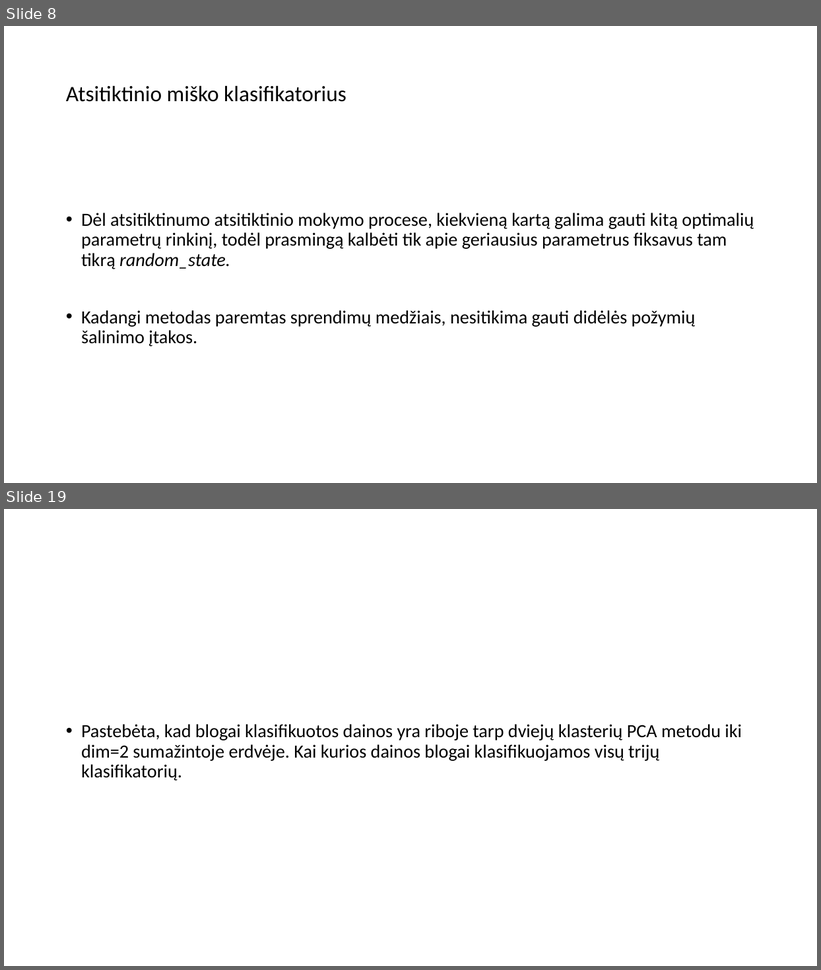
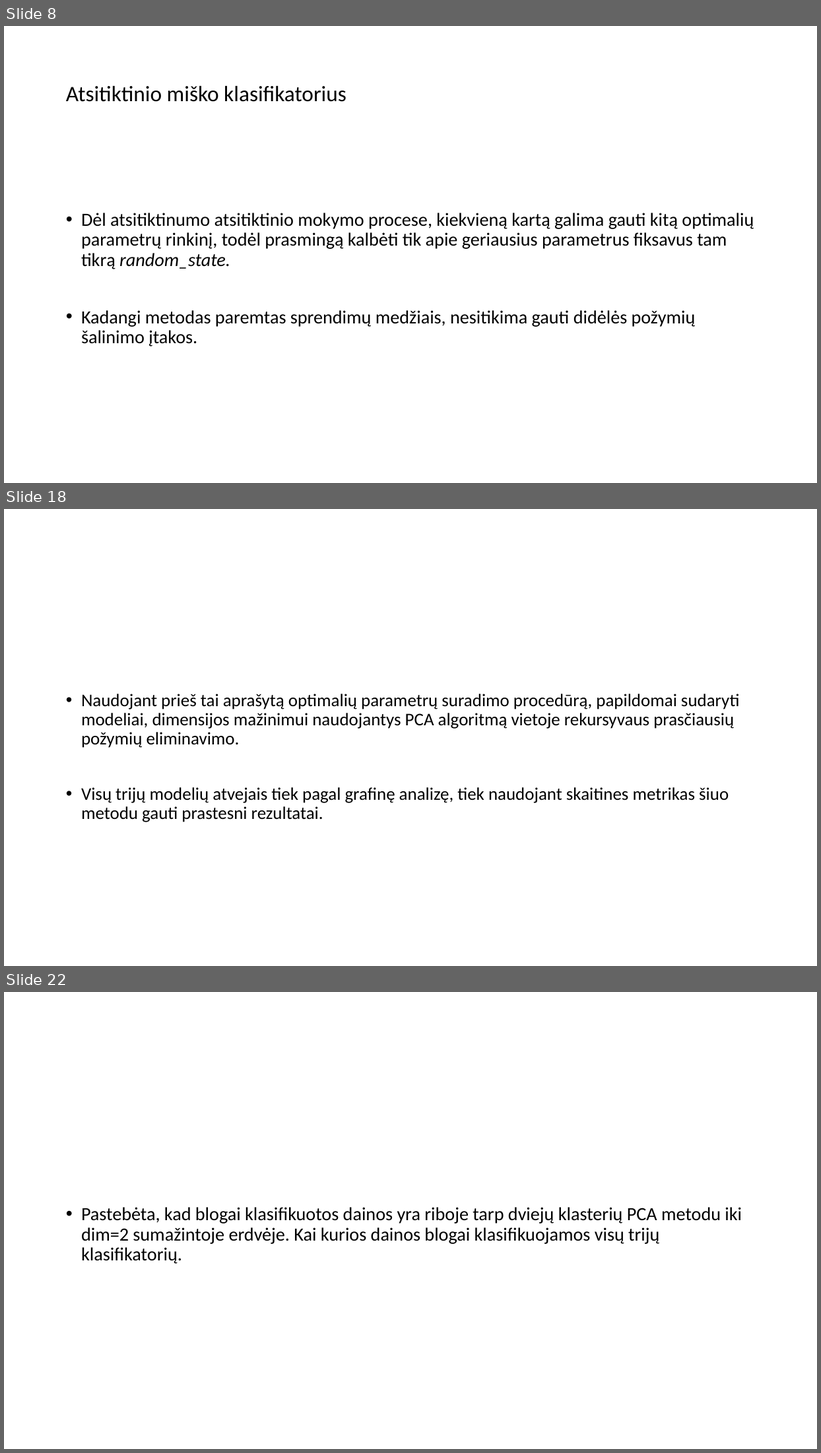
Before and after one commit to dovmar/PDVS, a slide deck: Lab_4/Pristatymas.pptx. Shown one above the other, each under a label of ours: slides 8 and 19 before the commit, slides 8, 18 and 22 after it; the slides between them are not shown. The pictures are 821x970 and 821x1453 pixels, drawn with LibreOffice and Linux fonts; fonts in the diff are those of the drawing. Boxes give left, top, right and bottom in pixels: in the first picture for what was removed or moved away, otherwise in the second. Text is boxed around its words. In the diff, an @@ line names an element or a change of style, - is before the commit and + after.

```diff
--- a/Lab_4/Pristatymas.pptx
+++ b/Lab_4/Pristatymas.pptx
@@ slide 18 added at (4,509,817,966), background #FFFFFF @@
@@ text added at (81,694,740,823), 21 pt, text #000000 @@
+• Naudojant prieš tai aprašytą optimalių parametrų suradimo procedūrą, papildomai sudaryti modeliai, dimensijos mažinimui naudojantys PCA algoritmą vietoje rekursyvaus prasčiausių požymių eliminavimo.
+• Visų trijų modelių atvejais tiek pagal grafinę analizę, tiek naudojant skaitines metrikas šiuo metodu gauti prastesni rezultatai.
@@ what was slide 19 is now slide 22 @@
```
Also in this commit, not shown: 8 slides changed, 2 other slides added, 8 other files.
